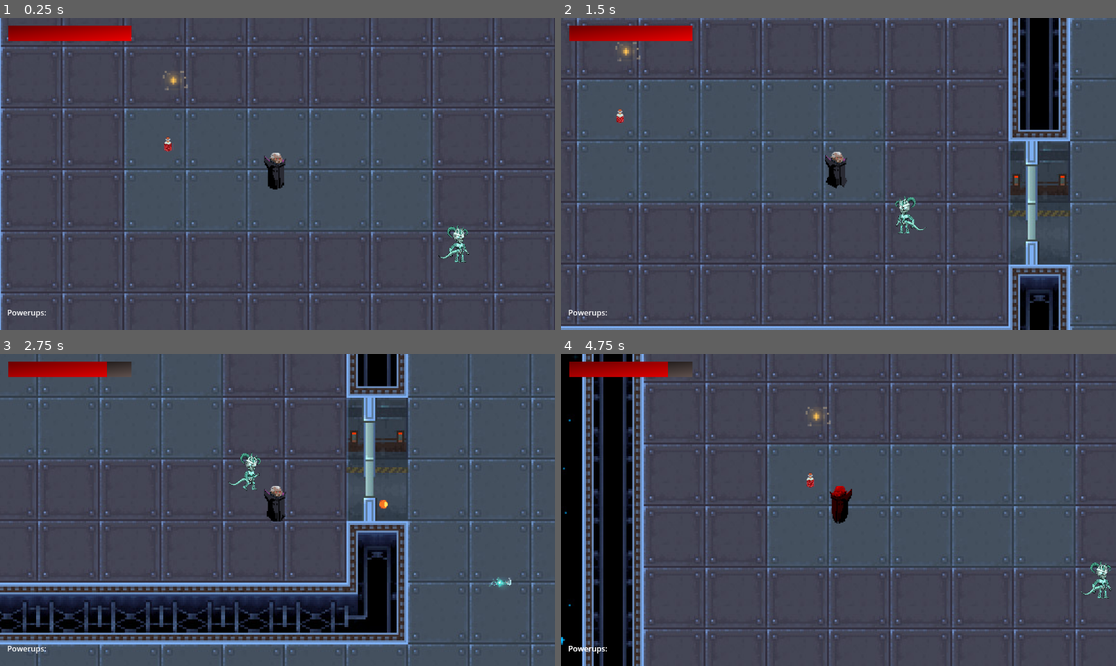
Above: before the commit, frames 1-4 (two rows, left to right).
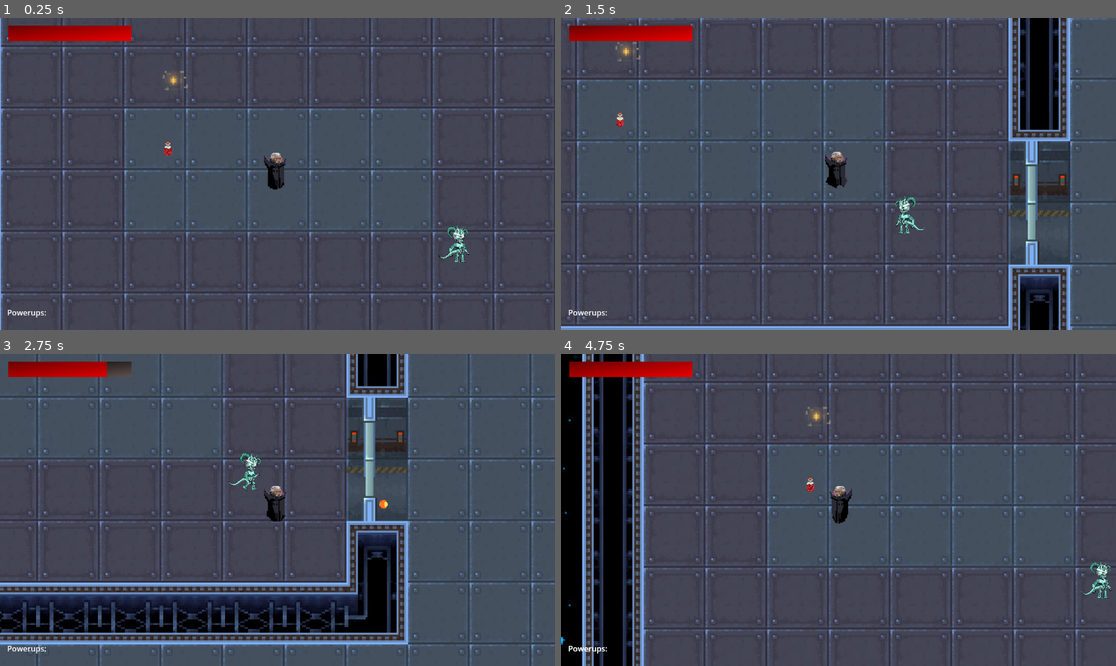
Above: after the commit, the same moments.

Repository: brianxiaodev/bloodmoon
Game: Godot game, scene res://scenes/intro_video.tscn
Two runs of this game, one before a commit and one after it. Both use one fixed random seed, a clock stepped at 60 frames per second and the inputs below. Video files are missing from this copy of the repository; at most half a second of black plays in their place.
Inputs:
- Up to frame 1 (0.25 s): no input
- Up to frame 2 (1.5 s): tap Enter (ui_accept) at 0.5, 0.6, 0.77, 1.07 s; hold Right (ui_right) 0.53-1.28 s; hold Down (ui_down) from 1.28 s (still down); tap Shift (dash) at 1.35 s
- Up to frame 3 (2.75 s): tap Enter (ui_accept) at 1.52, 1.55, 1.82, 2.3 s; release Down (ui_down) at 2.03 s; hold Right (ui_right) from 2.03 s (still down); hold Space (shoot) from 2.03 s (still down)
- Up to frame 4 (4.75 s): release Right (ui_right) at 2.78 s; release Space (shoot) at 2.78 s; hold Up (ui_up) 2.78-3.53 s; tap Z (stealth) at 2.85 s; tap Enter (ui_accept) at 3.02, 3.05, 3.32, 3.6, 3.77, 4.07, 4.52, 4.55 s; hold Left (ui_left) from 3.53 s (still down); tap R (restart) at 4.15 s; tap Shift (dash) at 4.35 s

The runs differ from the first frame. In frame 1, less than 0.1% of the frame differs, in the area x 29-32%, y 38-45%; in frame 2, less than 0.1%; in frame 3, less than 0.1%; in frame 4, 0.5%, in the area x 19-53%, y 2-54%.

Commit message:
moved bats, changed killtime for bullet

Diff:
--- a/scenes/blood_moon.tscn
+++ b/scenes/blood_moon.tscn
@@ -27,14 +27,13 @@
 [node name="Bullet" parent="." instance=ExtResource("6_3kn01")]
 
 [node name="Bats" parent="." instance=ExtResource("8_punxx")]
-visible = false
-position = Vector2(-519, -191)
+position = Vector2(-816, -244)
 
 [node name="BulletManager" type="Node2D" parent="."]
 script = ExtResource("4_q6r7r")
 
 [node name="Enemy5" parent="." instance=ExtResource("7_1dman")]
-position = Vector2(-78, 265)
+position = Vector2(-127, 265)
 scale = Vector2(2.5, 2.5)
 
 [node name="Item7" parent="." instance=ExtResource("8_1dman")]
@@ -68,7 +67,7 @@
 position = Vector2(366, -287)
 
 [node name="Healthpotion6" parent="." instance=ExtResource("12_87vbj")]
-position = Vector2(-530, -218)
+position = Vector2(-530, -214)
 
 [node name="Enemy10" parent="." instance=ExtResource("7_1dman")]
 position = Vector2(980, -133)
@@ -76,12 +75,12 @@
 fire_rate = 0.5
 
 [node name="Enemy11" parent="." instance=ExtResource("7_1dman")]
-position = Vector2(227, -183)
+position = Vector2(200, -187)
 scale = Vector2(3.375, 3.375)
 fire_rate = 1.0
 
 [node name="Enemy12" parent="." instance=ExtResource("7_1dman")]
-position = Vector2(-416, 228)
+position = Vector2(-465, 226)
 scale = Vector2(2.25, 2.25)
 
 [node name="Enemy13" parent="." instance=ExtResource("7_1dman")]
@@ -93,7 +92,7 @@
 scale = Vector2(2.25, 2.25)
 
 [node name="Enemy15" parent="." instance=ExtResource("7_1dman")]
-position = Vector2(143, 246)
+position = Vector2(172, 240)
 fire_rate = 0.7
 
 [node name="Enemy" parent="." instance=ExtResource("7_1dman")]
--- a/scenes/bullet.tscn
+++ b/scenes/bullet.tscn
@@ -116,7 +116,7 @@
 shape = SubResource("RectangleShape2D_v8qja")
 
 [node name="KillTimer" type="Timer" parent="."]
-wait_time = 3.0
+wait_time = 1.5
 one_shot = true
 
 [connection signal="body_entered" from="." to="." method="_on_body_entered"]
